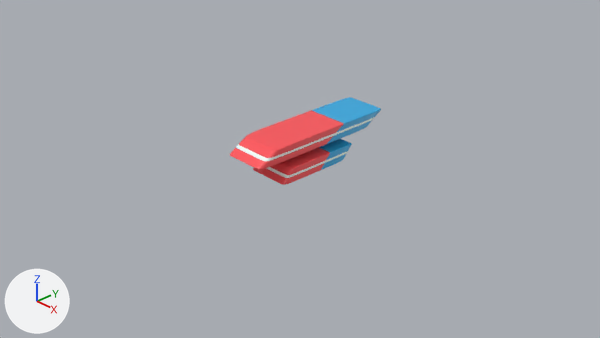
The Blender file blender/eraser.blend: old version first, new version second.
Both versions are drawn from the file's camera 'Camera'. Lighting does not change. The marker at lower left points along +X, +Y and +Z.

The first picture shows 'Eraser', 'Eraser_ small'.
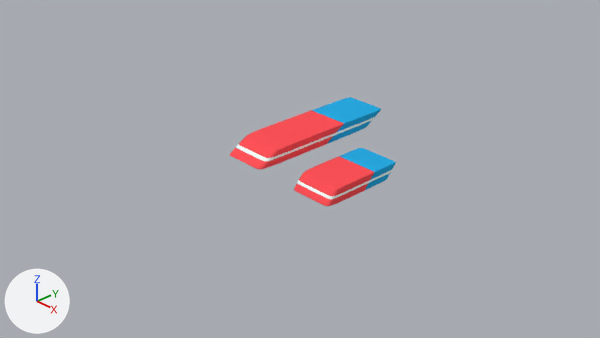
Location of each change, (x1, y1, x2, y2) in pixels of the pictures (600 x 338 px):
'Eraser_ small', moved
    before: (253, 139, 352, 185)
    after: (294, 148, 396, 206)
'Eraser', recoloured
    both: (230, 97, 381, 169)

The change in detail:
Material 'Eraser' (mat_eraser) is new.
Its texture is img_material_base_color.
Its roughness is 0.714.
Its specular ior level is 0.00455.
me_cube has 4212 vertices, 4288 faces and spans x -0.32..0.32, y -0.97..1.3, z -0.17..0.03.
me_cube no longer uses material mat_material (picture img_material_base_color).
me_cube now uses material mat_eraser (picture img_material_base_color).
Object 'Eraser_ small' (ob_eraser__small) moves from (0.073, -0.097, 0.218) to (0.859, -0.097, 0.218).
